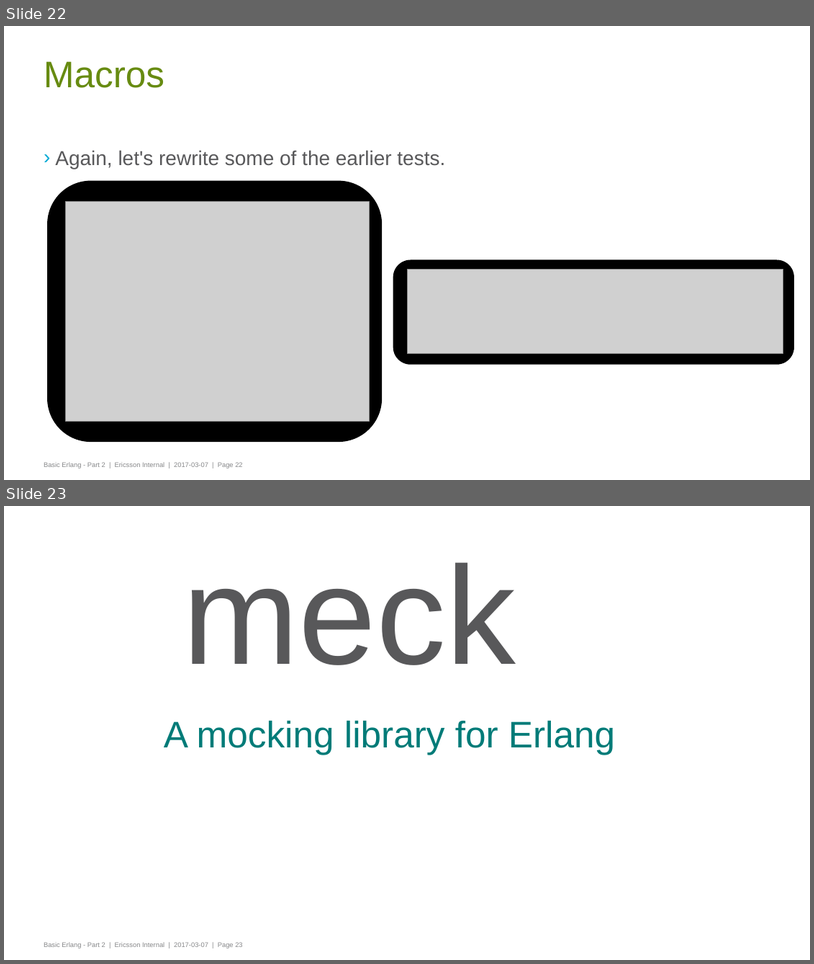
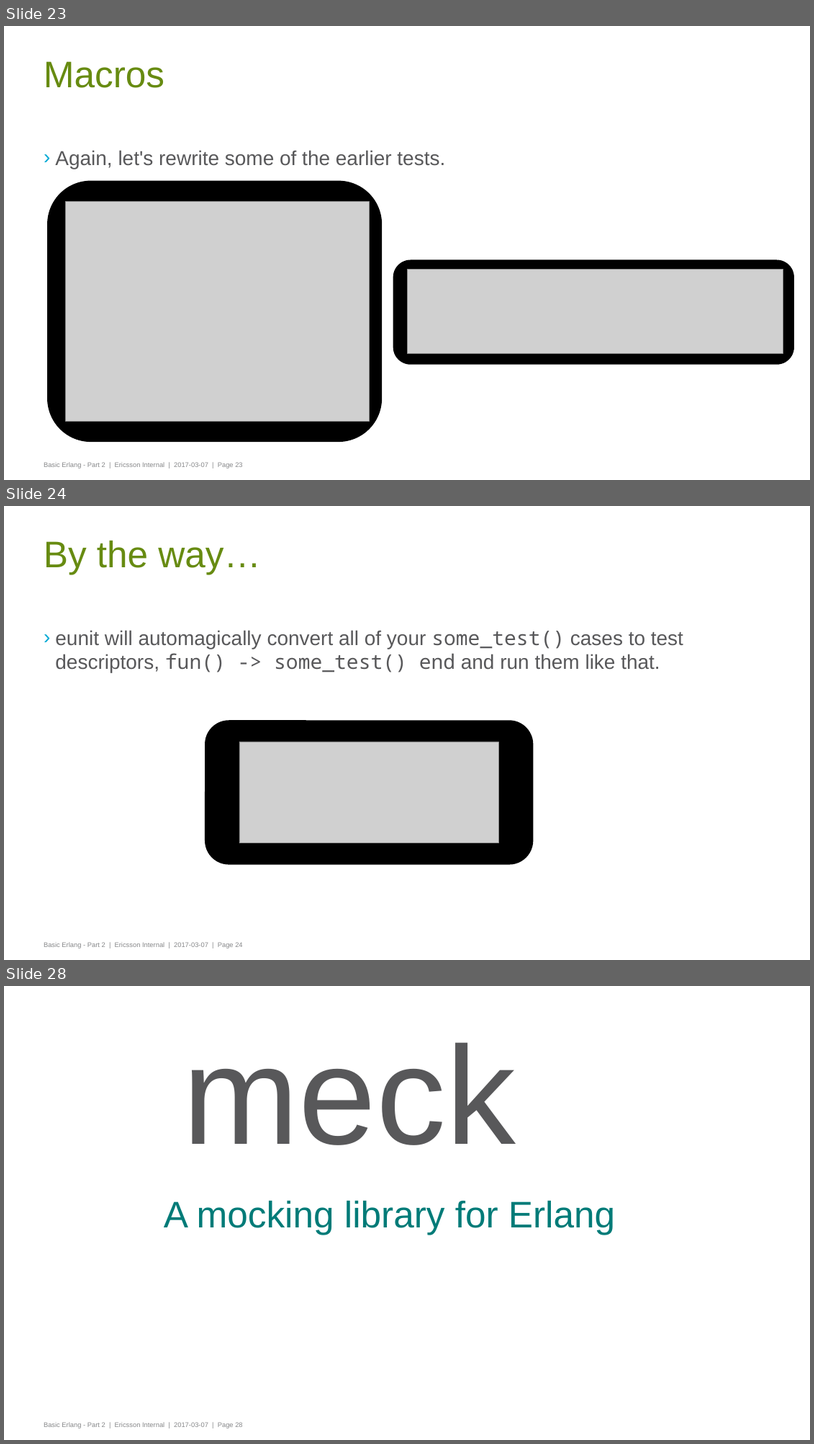
Before and after one commit to gwaerondor/unit_testing_in_erlang, a slide deck: basic_erlang_4/presentation/erlang_part_4_testing.pptx. Shown one above the other, each under a label of ours: slides 22 and 23 before the commit, slides 23, 24 and 28 after it; the slides between them are not shown. The pictures are 814x964 and 814x1444 pixels, drawn with LibreOffice and Linux fonts; fonts in the diff are those of the drawing; grey boxes stand for pictures; background and template pictures are left out. Boxes give left, top, right and bottom in pixels: in the first picture for what was removed or moved away, otherwise in the second. Text is boxed around its words. In the diff, an @@ line names an element or a change of style, - is before the commit and + after.

```diff
--- a/basic_erlang_4/presentation/erlang_part_4_testing.pptx
+++ b/basic_erlang_4/presentation/erlang_part_4_testing.pptx
@@ slide 24 added at (x1=4, y1=506, x2=810, y2=960), background #FFFFFF; not listed: 1 template element that a slide beside it also shows @@
@@ title added at (x1=44, y1=540, x2=261, y2=574), 44 pt, text #678C11 @@
+By the way…
@@ text added at (x1=55, y1=630, x2=684, y2=673), 24 pt, text #58585A @@
+› eunit will automagically convert all of your some_test() cases to test descriptors, fun() -> some_test() end and run them like that.
@@ rounded rectangle added at (x1=205, y1=720, x2=533, y2=864), fill #000000 @@
@@ picture added at (x1=239, y1=741, x2=499, y2=843) @@
@@ what was slide 22 is now slide 23 @@
@@ what was slide 23 is now slide 28 @@
```
Also in this commit, not shown: 5 slides changed, 4 other slides added, 3 other files.
